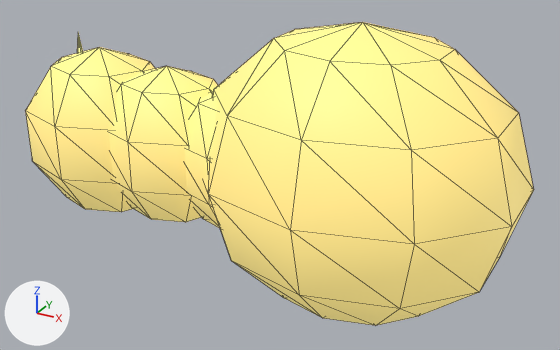
One commit to the glTF model assets/procedural/pretty/monster_sand_wurm.glb: the scene before it, then after it.
Rendered twice from a 50 mm camera at (1.55, -2.63, 1.83) aimed at (0.1, 0.01, 0.51). The lights are fixed; the arrows at lower left show +X, +Y and +Z. The first picture is the older version. Mesh edges are drawn as thin lines. Vertices at exactly the same position are counted once.

Before the edit, the objects in view are built like this:
```python
me_monster_sand_wurm_mesh = bpy.data.meshes.new('monster_sand_wurm_mesh')
me_monster_sand_wurm_mesh.from_pydata(...)  # 242 vertices, 448 faces; spans x -1.1..1.1, y -0.56..0.56, z 0.0..1.2
# faces by material slot: [356, 20, 72]
me_monster_sand_wurm_mesh.materials.append(mat_monster_sand_wurm_body)  # yellow #f9da7c, glowing yellow #aa9e61
me_monster_sand_wurm_mesh.materials.append(mat_monster_sand_wurm_accent)  # yellow #ffed95, glowing yellow #cbbd76
me_monster_sand_wurm_mesh.materials.append(mat_monster_sand_wurm_eye)  # brown #383027
ob_monster_sand_wurm_root = bpy.data.objects.new('monster_sand_wurm_root', me_monster_sand_wurm_mesh)
ob_monster_sand_wurm_root.location = (0.0, 0.0, 0.0)
```
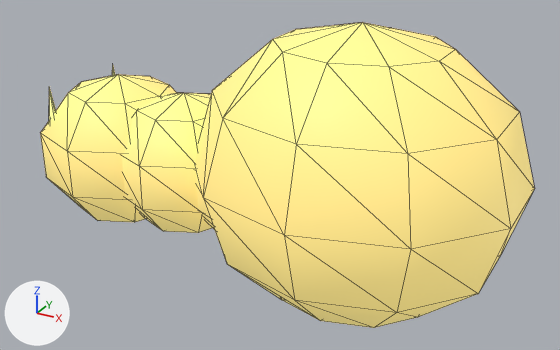
Boxes [x1, y1, x2, y2] around the edits, measured in the pictures (560 x 350 px; the box of a moved part takes in the faces that stretch with it):
'monster_sand_wurm_root', reshaped
    before: [26, 22, 534, 326]
    after: [40, 22, 535, 328]
part 1 of me_monster_sand_wurm_mesh, moved or reshaped
    before: [26, 47, 155, 212]
    after: [40, 74, 177, 222]
part 2 of me_monster_sand_wurm_mesh, moved or reshaped
    before: [109, 66, 218, 222]
    after: [122, 93, 212, 233]
part 3 of me_monster_sand_wurm_mesh, moved or reshaped
    before: [185, 92, 220, 228]
    after: [196, 171, 215, 230]
part 4 of me_monster_sand_wurm_mesh, moved or reshaped
    before: [204, 23, 534, 326]
    after: [195, 23, 535, 328]
part 5 of me_monster_sand_wurm_mesh, moved or reshaped (mostly hidden)
    before: [77, 33, 83, 53]
    after: [112, 67, 115, 75]
part 6 of me_monster_sand_wurm_mesh, moved or reshaped (not visible before)
    after: [49, 87, 56, 121]

What changed in the scene script:
```text
Change me_monster_sand_wurm_mesh:
    used by ob_monster_sand_wurm_root; location = (0.0, 0.0, 0.0)
    remove me_monster_sand_wurm_mesh.from_pydata(...)  # 242 vertices, 448 faces; spans x -1.1..1.1, y -0.56..0.56, z 0.0..1.2
    add me_monster_sand_wurm_mesh.from_pydata(...)  # 242 vertices, 448 faces; spans x -1.1..1.1, y -0.6..0.6, z 0.0..1.2
    me_monster_sand_wurm_mesh part 1: the loose piece of 34 vertices spanning x -1.1..-0.37, y -0.42..0.2, z 0.21..0.99 is scaled about its middle by (1, 1.18, 0.914), then moved by (0.0, 0.11, -0.12)
    me_monster_sand_wurm_mesh part 2: the loose piece of 34 vertices spanning x -0.71..-0.04, y -0.39..0.18, z 0.25..0.95 is scaled about its middle by (1, 1.18, 0.914), then moved by (0.0, 0.11, -0.12)
    me_monster_sand_wurm_mesh part 3: the loose piece of 34 vertices spanning x -0.32..0.28, y -0.36..0.15, z 0.29..0.92 is scaled about its middle by (1, 1.18, 0.914), then moved by (0.0, 0.11, -0.12)
    me_monster_sand_wurm_mesh part 4: the loose piece of 52 vertices spanning x -0.21..1.1, y -0.56..0.56, z 0.0..1.2 is scaled about its middle by (1, 1.08, 0.999)
    me_monster_sand_wurm_mesh part 5: the loose piece of 7 vertices spanning x -0.99..-0.9, y -0.05..0.05, z 0.62..1.01 is scaled about its middle by (1, 1, 1.08), then moved by (0.0, 0.21, -0.21)
    me_monster_sand_wurm_mesh part 6: the loose piece of 7 vertices spanning x -0.99..-0.9, y -0.05..0.05, z 0.19..0.58 is scaled about its middle by (1, 1, 1.08), then moved by (0.0, -0.21, 0.21)
    other edits to the shape of me_monster_sand_wurm_mesh do not show in these pictures
```
